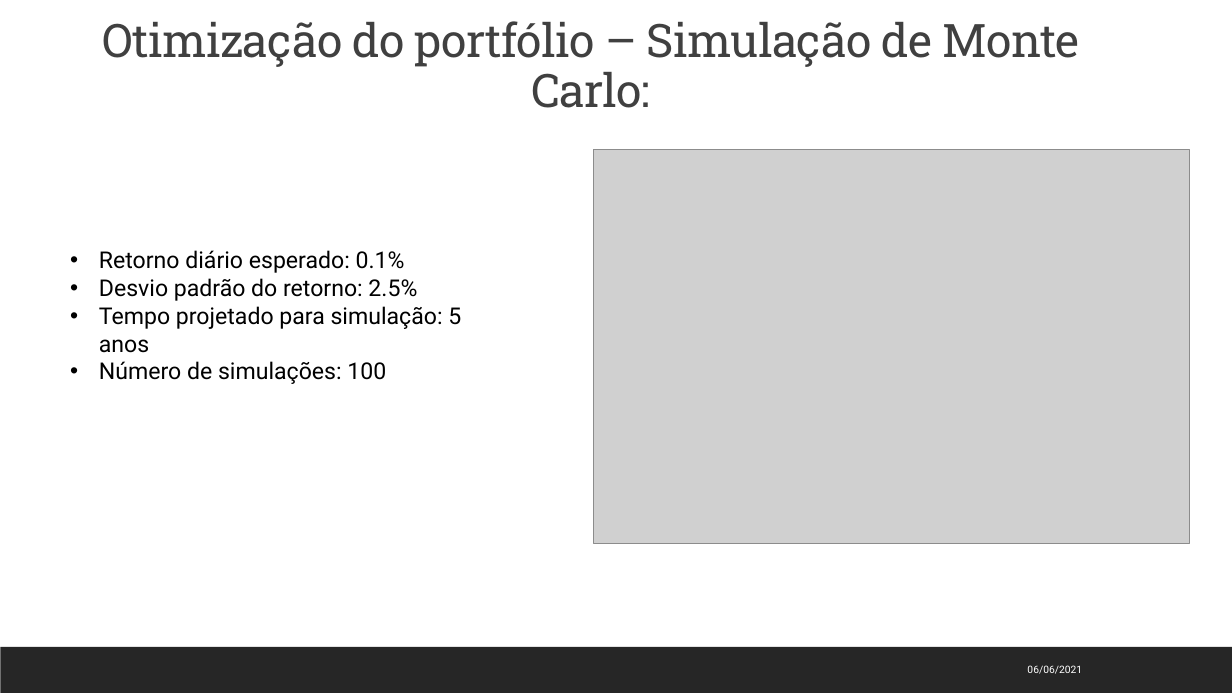
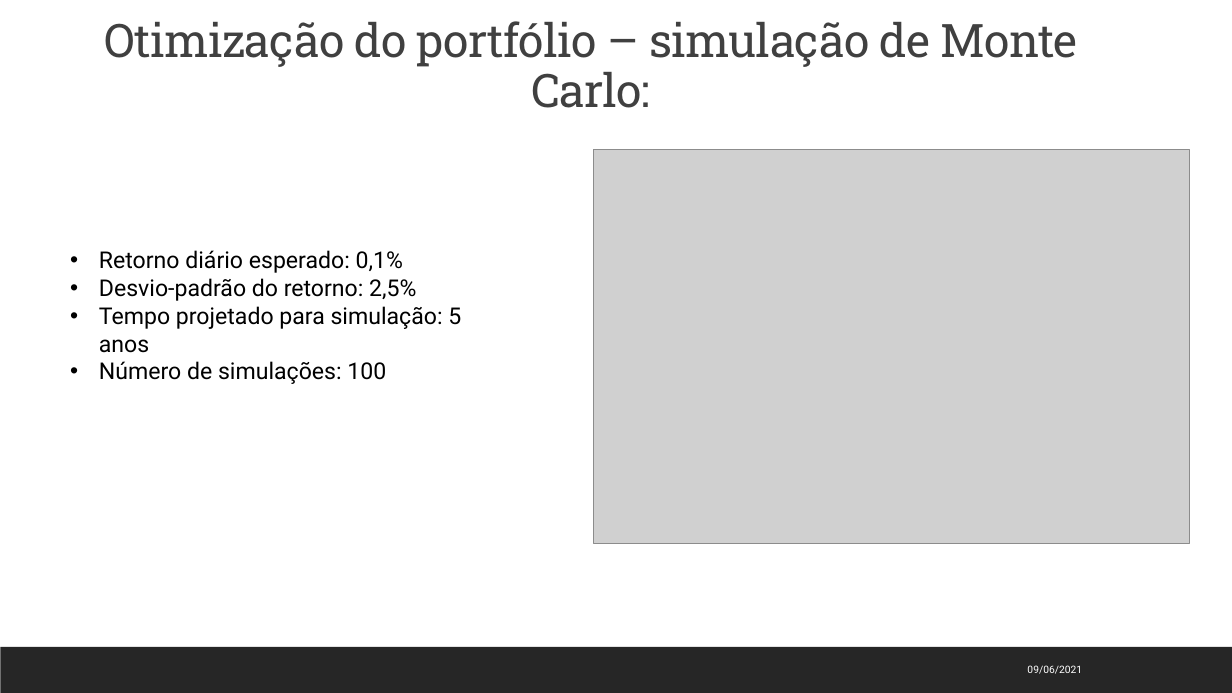
Before and after one commit to jmppsalles/Projeto_Final_AWARI, a slide deck: slide 13 of Trabalho final AWARI - João Marcos Salles - 20210610.pptx. Drawn at 1232x693 pixels with LibreOffice and Linux fonts; fonts in the diff are those of the drawing; grey boxes stand for pictures. Boxes give left, top, right and bottom in pixels: in the first picture for what was removed or moved away, otherwise in the second. Text is boxed around its words. In the diff, an @@ line names an element or a change of style, - is before the commit and + after.

```diff
--- a/Trabalho final AWARI - João Marcos Salles - 20210610.pptx
+++ b/Trabalho final AWARI - João Marcos Salles - 20210610.pptx
@@ title at (x1=105, y1=21, x2=1078, y2=108): text changed @@
-Otimização do portfólio – Simulação de Monte Carlo:
+Otimização do portfólio – simulação de Monte Carlo:
@@ text at (x1=99, y1=250, x2=416, y2=301): text changed @@
-• Retorno diário esperado: 0.1%
-• Desvio padrão do retorno: 2.5%
+• Retorno diário esperado: 0,1%
+• Desvio-padrão do retorno: 2,5%
@@ text at (x1=1027, y1=665, x2=1082, y2=674): text changed @@
-06/06/2021
+09/06/2021
```
Also in this commit, not shown: 11 other slides changed, 1 slide added.
